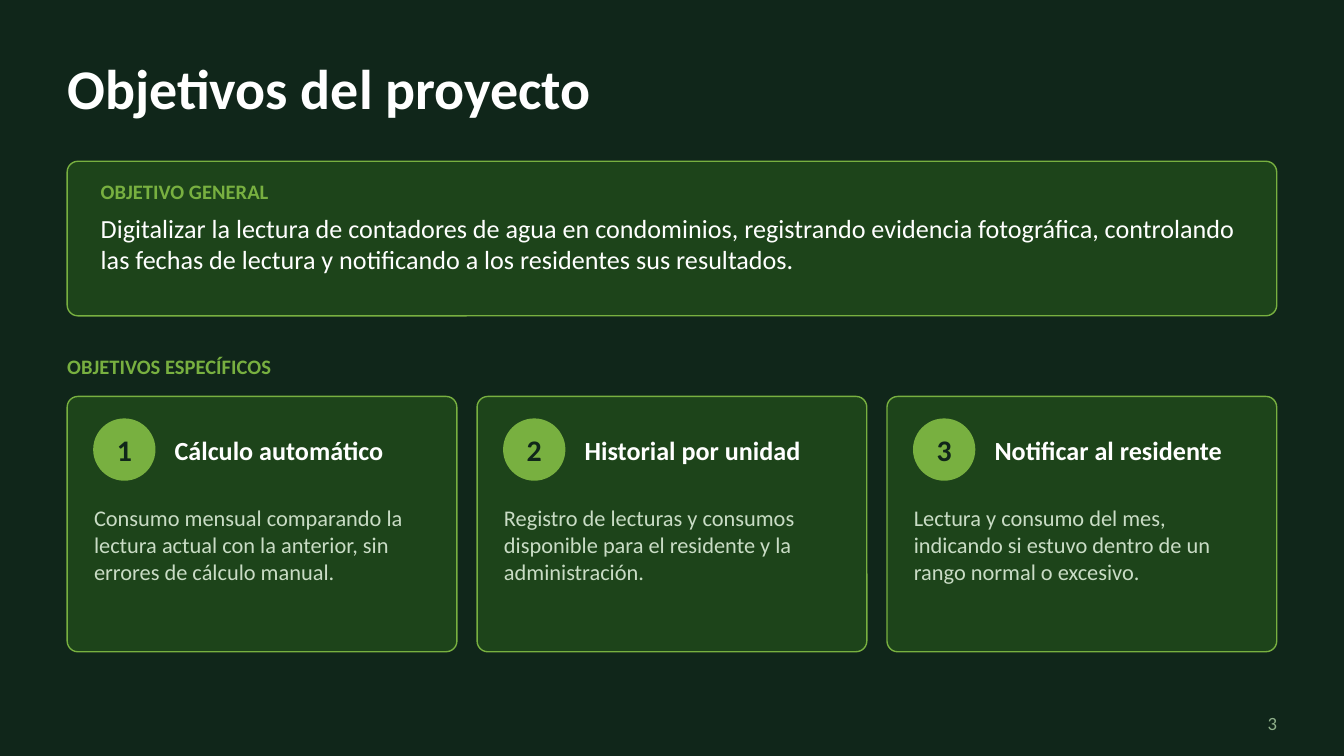
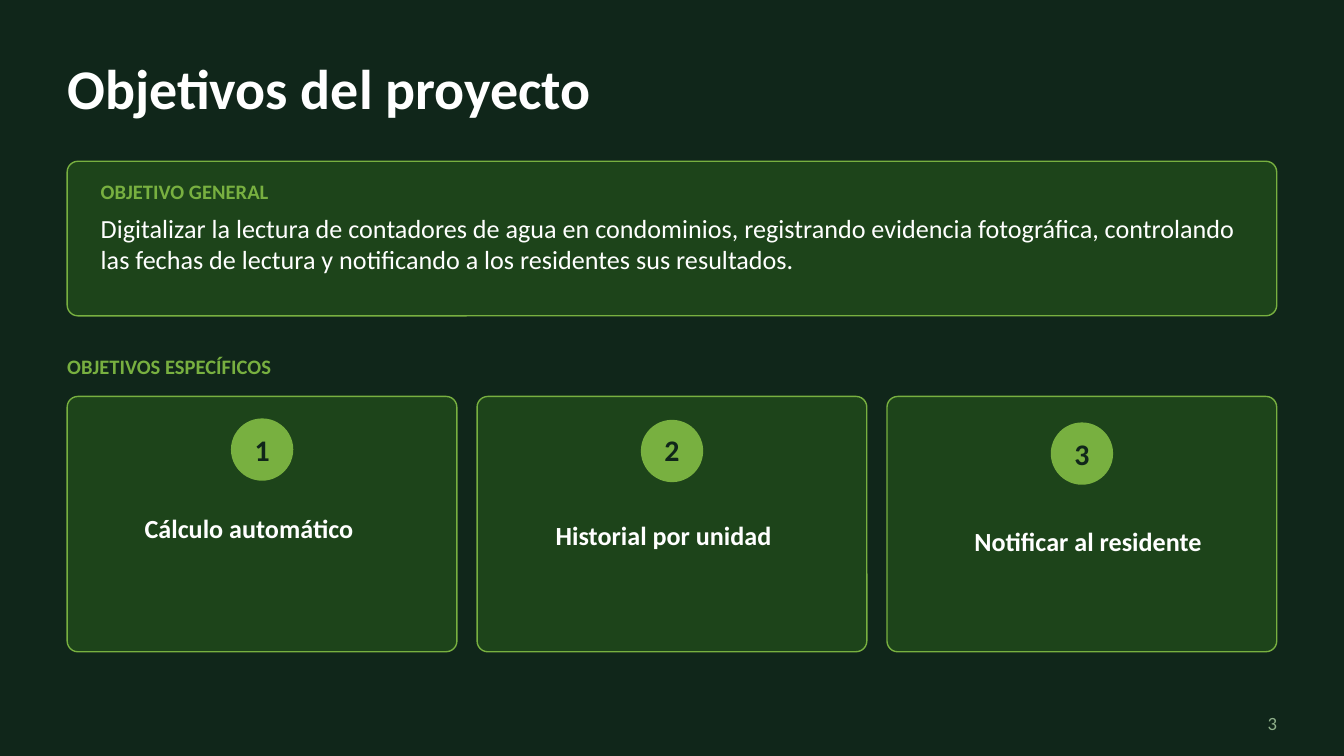
Before and after one commit to Zylohw/Leaf-Counter, a slide deck: slide 3 of docs/Presentacion/Leaf_Presentacion_v1.pptx. Drawn at 1344x756 pixels with LibreOffice and Linux fonts; fonts in the diff are those of the drawing. Boxes give left, top, right and bottom in pixels: in the first picture for what was removed or moved away, otherwise in the second. Text is boxed around its words. In the diff, an @@ line names an element or a change of style, - is before the commit and + after.

```diff
--- a/docs/Presentacion/Leaf_Presentacion_v1.pptx
+++ b/docs/Presentacion/Leaf_Presentacion_v1.pptx
@@ 2 texts, 2 ellipses: place and size @@
-2 texts, 2 ellipses at (94, 419, 564, 480)
+2 texts, 2 ellipses at (233, 419, 703, 481)
@@ text "3": place and size @@
-text "3" at (937, 441, 952, 461)
+text "3" at (1074, 445, 1089, 465)
@@ ellipse: place and size @@
-ellipse at (914, 419, 974, 480)
+ellipse at (1052, 423, 1113, 484)
@@ text "Cálculo automático": place and size @@
-text "Cálculo automático" at (175, 441, 383, 460)
+text "Cálculo automático" at (145, 519, 353, 538)
@@ text "Historial por unidad": place and size @@
-text "Historial por unidad" at (585, 441, 800, 464)
+text "Historial por unidad" at (556, 526, 771, 549)
@@ text removed at (94, 510, 403, 580) @@
-Consumo mensual comparando la lectura actual con la anterior, sin errores de cálculo manual.
@@ text removed at (504, 510, 795, 580) @@
-Registro de lecturas y consumos disponible para el residente y la administración.
@@ text removed at (914, 510, 1210, 584) @@
-Lectura y consumo del mes, indicando si estuvo dentro de un rango normal o excesivo.
@@ text "Notificar al residente": place and size @@
-text "Notificar al residente" at (995, 441, 1222, 460)
+text "Notificar al residente" at (974, 532, 1202, 551)
```
Also in this commit, not shown: 28 other slides changed, 2 slides added, 5 slides removed, 1 other file.
